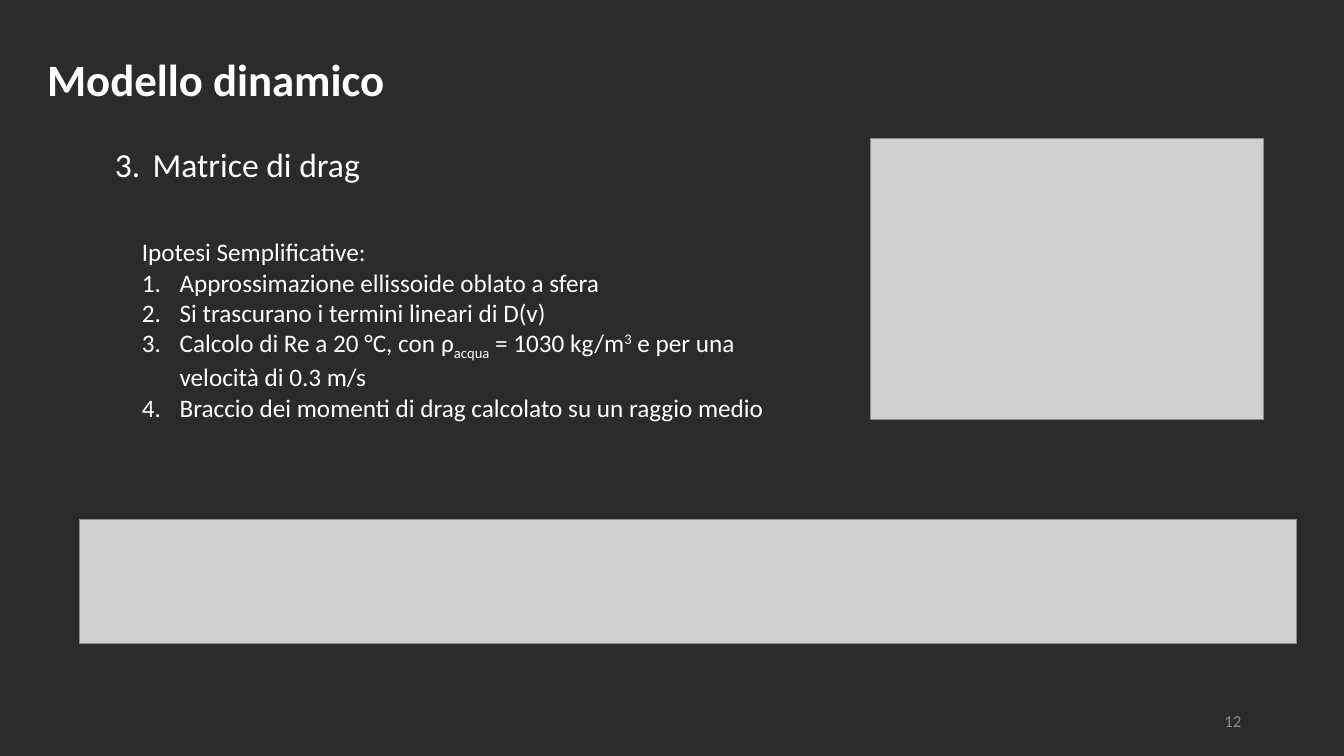
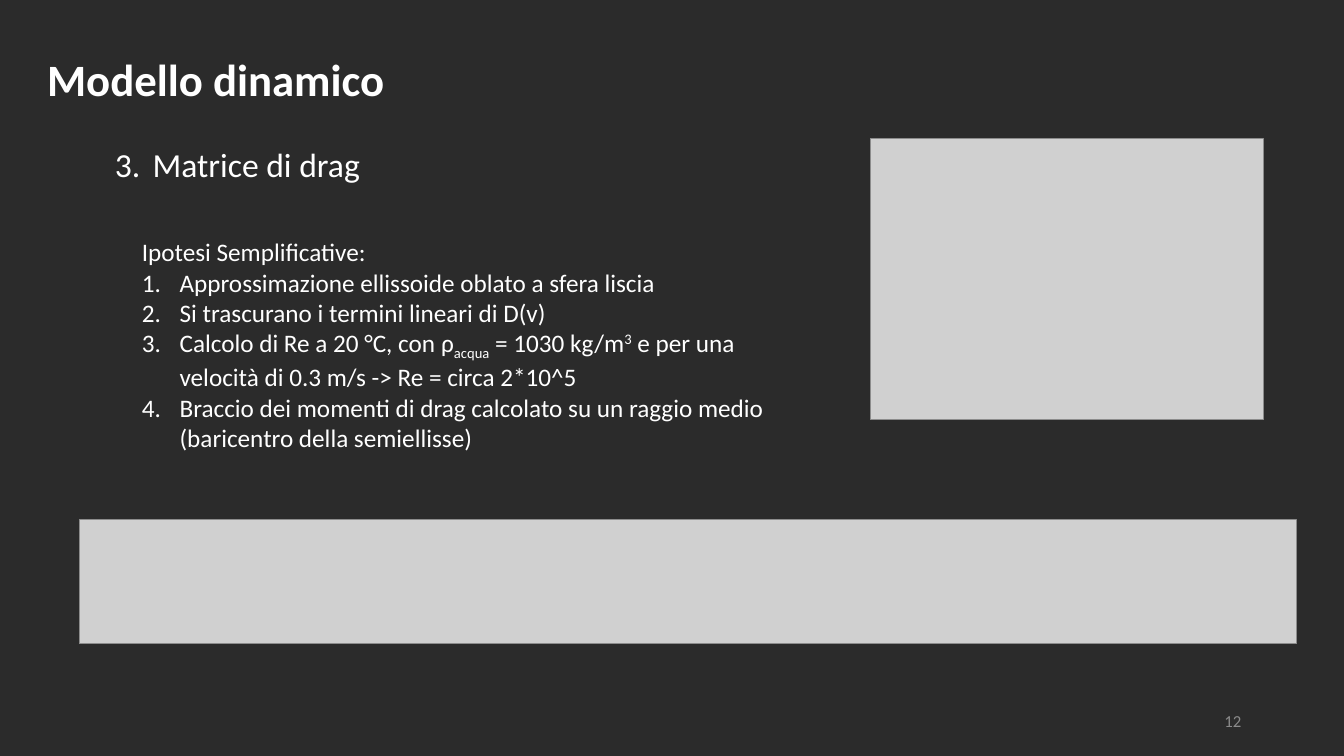
Before and after one commit to polifab/Subacquei_modello, a slide deck: slide 12 of presentazione.pptx. Drawn at 1344x756 pixels with LibreOffice and Linux fonts; fonts in the diff are those of the drawing; grey boxes stand for pictures; background and template pictures are left out; a plain dark background stands for a picture behind light text. Boxes give left, top, right and bottom in pixels: in the first picture for what was removed or moved away, otherwise in the second. Text is boxed around its words. In the diff, an @@ line names an element or a change of style, - is before the commit and + after.

```diff
--- a/presentazione.pptx
+++ b/presentazione.pptx
@@ text at (180,274,655,296): text changed @@
-1. Approssimazione ellissoide oblato a sfera
+1. Approssimazione ellissoide oblato a sfera liscia
@@ text at (180,334,763,451): text changed @@
-3. Calcolo di Re a 20 °C, con ρacqua = 1030 kg/m3 e per una velocità di 0.3 m/s
-4. Braccio dei momenti di drag calcolato su un raggio medio
+3. Calcolo di Re a 20 °C, con ρacqua = 1030 kg/m3 e per una velocità di 0.3 m/s -> Re = circa 2*10^5
+4. Braccio dei momenti di drag calcolato su un raggio medio (baricentro della semiellisse)
```
Also in this commit, not shown: 7 other slides changed, 7 slides added, 1 slide removed, 9 other files.
